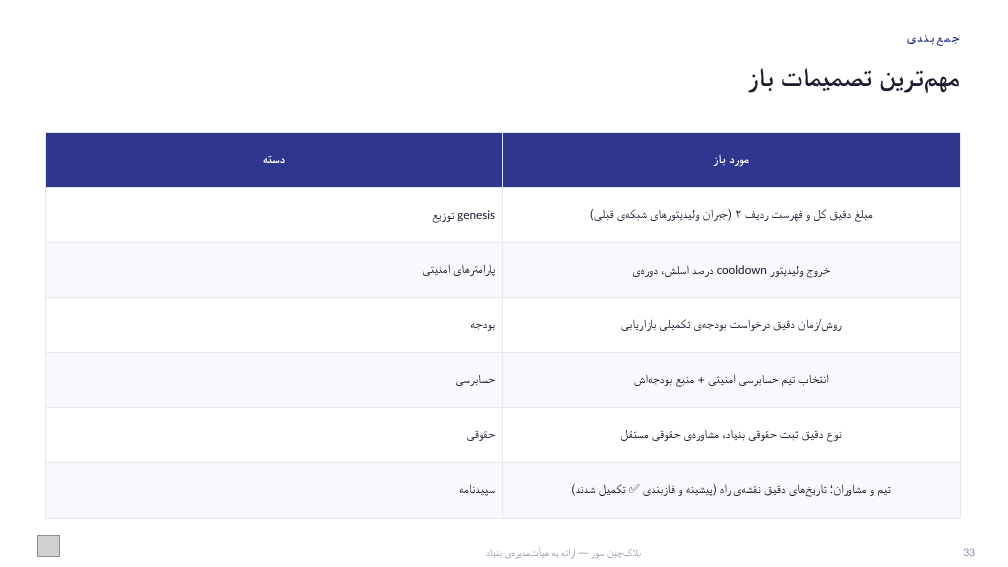
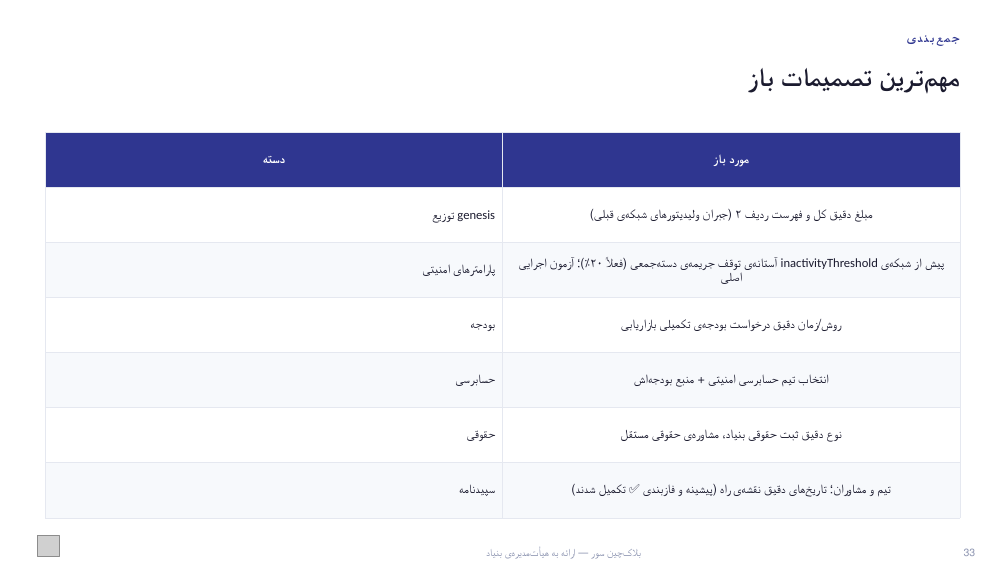
Before and after one commit to Sur-network/sur-new, a slide deck: slide 34 of presentations/Sur - Board Presentation.pptx. Drawn at 1008x567 pixels with LibreOffice and Linux fonts; fonts in the diff are those of the drawing; grey boxes stand for pictures. Boxes give left, top, right and bottom in pixels: in the first picture for what was removed or moved away, otherwise in the second. Text is boxed around its words. In the diff, an @@ line names an element or a change of style, - is before the commit and + after.

```diff
--- a/presentations/Sur - Board Presentation.pptx
+++ b/presentations/Sur - Board Presentation.pptx
@@ table at (45,132,960,518) @@
-row 3, column 2: درصد اسلش، دوره‌ی cooldown خروج ولیدیتور
+row 3, column 2: آستانه‌ی توقف جریمه‌ی دسته‌جمعی (فعلاً ۲۰٪)؛ آزمون اجرایی inactivityThreshold پیش از شبکه‌ی اصلی
```
Also in this commit, not shown: 9 other slides changed, 17 other files.
